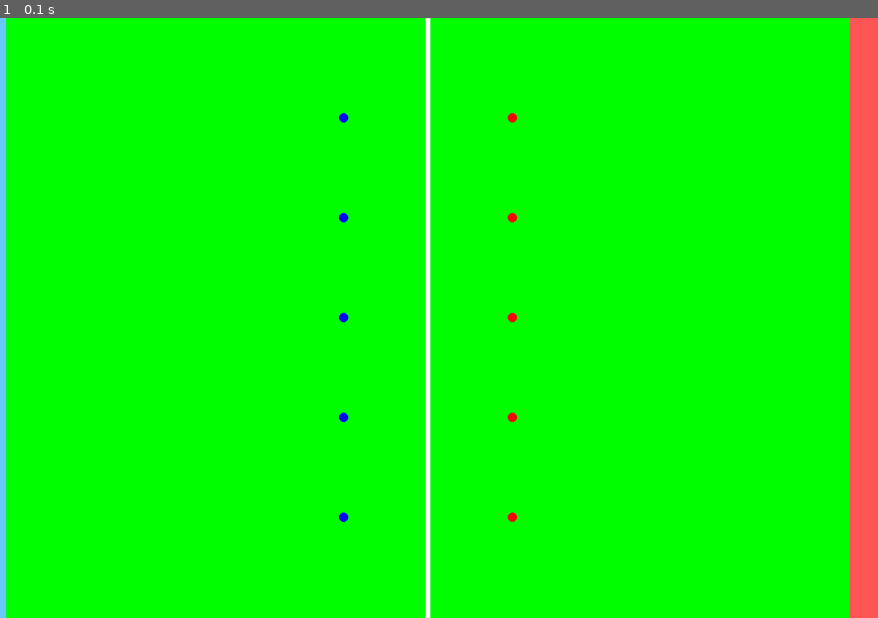
Above: before the commit, frame 1.
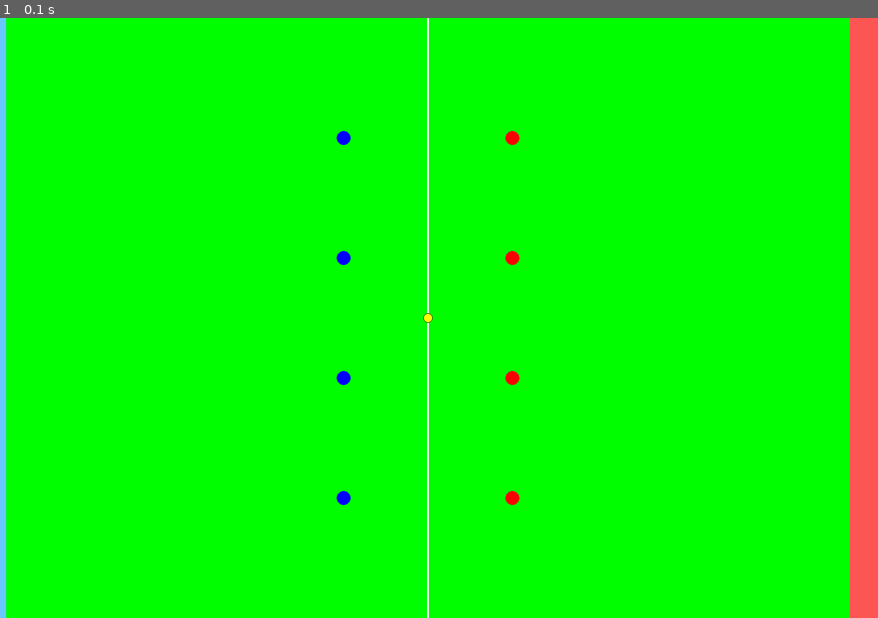
Above: after the commit, the same moment.

Repository: RL-RedLeaf/DiscUI
Game: pygame game, started from main.py
The game is run twice, just before and just after one commit, with the same random seed, the same clock (stepped at 60 frames per second) and the same inputs.
Inputs:
- Up to frame 1 (0.1 s): no input

The runs differ from the first frame. In frame 1, 0.9% of the frame differs, in the area x 38-60%, y 0-100%.

Commit message:
StructureDemo (#4)
* moreUI

more UI drawing

* Update DiscUI.py

* update mainloop execute

* more annotations and notes

Co-Authored-By: ksjhcKAHHCKHac <87430493+ksjhckahhckhac@users.noreply.github.com>

* Player Visible

Players are know visible

* Disc Visible

* mainloop struction

* more instructions

增加了模块导入时的输出

* NoError update

* 测试提交功能，增加代码可读性修改

你知道我要说什么

* better mainloop

优化主结构以保证事件及时更新

---------

Co-authored-by: ksjhcKAHHCKHac <87430493+ksjhckahhckhac@users.noreply.github.com>
Co-authored-by: H4CO4 <Matthewglt@outlook.com>

Diff:
--- a/DiscUI.py
+++ b/DiscUI.py
@@ -1,3 +1,5 @@
+import time
+
 
 class DiscGame:
     def __init__(self,screen,clock,player_num,team_agent_list=None,player_agent_list=None):
@@ -7,29 +9,36 @@
         self.team_agent_list=team_agent_list      #前半部分为1队，后半部分为2队
         self.player_agent_list=player_agent_list  #前半部分为1队，后半部分为2队
 
+        self.running =True
+
         self.event_bus=EventBus()                 #事件总线，通过DiscGame类将事件总线分发给各类
         self.DiscUI=UI(self.event_bus,self.screen,self.clock)
         self.team1=Team(1,self.event_bus)
         self.team2=Team(2,self.event_bus)
         self.disc=Disc(self.event_bus)
         #创建游戏所需实体
-
-
         self.game_state=GameState({1:self.team1,2:self.team2},self.disc,self.screen)
-
+        self.updated=[]#用于存放当前帧已经更新的实体 判断所有实体更新后再绘制
         self.subscribe_main_event() #订阅所需事件
 
     '''change系列函数会订阅对应的事件，接收游戏内实体的状态，以便汇总传入GameState'''
     def change_disc_state(self,event):
-        pass
+        print("disc update")
+        self.game_state.disc= event.disc
+        self.updated.append(event.disc)
     def change_team_state(self,event):
         print("team update")
         self.game_state.teams[event.team.team_id]=event.team
+
+        self.updated.append(event.team)
+
     def change_score(self,event):
         pass
 
     def subscribe_main_event(self):
         self.event_bus.subscribe(TeamStateEvent,self.change_team_state)
+
+        self.event_bus.subscribe(DiscStateEvent,self.change_disc_state)
 
 
 
@@ -39,13 +48,27 @@
             self,None,
             {self.team1.team_id:self.player_num,self.team2.team_id:self.player_num},
             {self.team1.team_id:(0,0,60,1280),self.team2.team_id:(1860,0,60,1280)},
-            {self.team1.team_id:[(1920//2-180,1280//(self.player_num+1)*(i+1)) for i in range(self.player_num+1)],self.team2.team_id:[(1920//2+180,1280//(self.player_num+1)*(j+1)) for j in range(self.player_num+1)]}))
-
+
+            {self.team1.team_id:[[1920//2-180,1280//(self.player_num+1)*(i+1)] for i in range(self.player_num+1)],
+             self.team2.team_id:[[1920//2+180,1280//(self.player_num+1)*(j+1)] for j in range(self.player_num+1)]}
+            ))
+        self.event_bus.publish(self.game_state)
+        while self.running:
+            self.clock.tick(60)
+            self.mainloop()
+            time.sleep(0.01)
+
+    def check_movement(self,event):
+        pass
 
     def mainloop(self):                     #主循环
-        self.event_bus.publish(self.game_state) #发布当前游戏状态
-
-        self.DiscUI.draw_new_state(self.game_state)            #绘制界面
+        self.DiscUI.draw_new_state(self.game_state)  # 绘制界面
+        if len(self.updated)>=3:
+            self.event_bus.publish(self.game_state)# 发布当前游戏状态
+            self.updated=[]
+        else:
+            pass
+
 
 
 
@@ -89,8 +112,9 @@
     pass
 
 class DiscStateEvent(Event):
-    pass
-
+    def __init__(self, disc, sender, target=None):
+        super().__init__(sender, target)
+        self.disc = disc
 
 class PlayerMovedEvent(Event):
     pass
@@ -134,6 +158,9 @@
         self.event_bus=event_bus
         self.event_bus.subscribe(GameStartEvent,self.create_players)
 
+        self.event_bus.subscribe(GameState,self.mainloop)
+        self.running=True
+
     def team_agent(self):               #进行队伍决策
         pass
 
@@ -143,11 +170,10 @@
         for i in range(num):
             self.player_list.append(Player(i,self.team_id,pos_list[i],self.event_bus,self))
         self.event_bus.publish(TeamStateEvent(self,self))
-        pass
-
-    def mainloop(self):                 #团队主进程，包括更新队伍状态，进行计算/决策等
-        pass
-
+
+
+    def mainloop(self,event):                 #团队主进程，包括更新队伍状态，进行计算/决策等
+        pass
 
 class Player(Entity):                   #队员类，不与游戏主进程进行直接交互，将信息传达至自己的team类
     def __init__(self,id,team_id,pos,event_bus,team): #id为队员编号，team_id为队伍编号
@@ -162,25 +188,32 @@
         pass
 
 
+
 class Disc(Entity):                      #飞盘类，与游戏主线程和队员进行交互
     def __init__(self,event_bus):
         super().__init__(event_bus)
-        pass
+        self.pos=[1920//2,1280//2]
+        self.state=None
+        self.event_bus.subscribe(GameStartEvent,self.create_disc)
+        self.event_bus.subscribe(GameState, self.mainloop)
+        self.running=True
+    def create_disc(self,event):
+        self.event_bus.publish(DiscStateEvent(self,self))
+
+
 
     def state_update(self):              #与主线程进行交互，发布state事件
         pass
 
-    def mainloop(self):                  #处理移动等信息
+    def mainloop(self,event):                  #处理移动等信息
         pass
 
     def state_change(self):              #与队员交互，处理状态改编事件
         pass
-
 
 class GameState:                         #游戏主状态，用于传达所有游戏状态，应被所有实体订阅
     def __init__(self,teams,disc:Disc,screen):
         self.teams=teams
-
         self.disc=disc
         self.screen=screen
 
@@ -202,38 +235,42 @@
 
     def draw_new_state(self,event):             #游戏主线程中负责可视化
 
-
         for eve in pygame.event.get():
             if eve.type == pygame.QUIT:
                 pygame.quit()
         self.screen.fill('green')
 
-
-        pygame.draw.rect(self.screen,(104,202,255),self.score_loc[0])  #得分区1
+        pygame.draw.rect(self.screen,(104,202,255),self .score_loc[0])  #得分区1
         pygame.draw.rect(self.screen,(255,86,86),self.score_loc[1])    #得分区2
-        pygame.draw.rect(self.screen, "white", (955, 0, 10, 1280))#中线
+        pygame.draw.rect(self.screen, "white", (958, 0, 4, 1280))#中线
+        #队员
         for team in list(event.teams.values()):
-            # print(team)
             for player in team.player_list:
-                # print(player)
-                pygame.draw.circle(self.screen,"blue" if player.team_id==1 else "red",player.pos,10)
-
-
+                pygame.draw.circle(self.screen,"blue" if player.team_id==1 else "red",player.pos,15)
+        #飞碟
+        pygame.draw.circle(self.screen,'yellow',event.disc.pos,10)
+        pygame.draw.circle(self.screen, 'black', event.disc.pos, 10,width=1)
         pygame.display.flip()
-        # self.clock.tick(60)
-
+
+import sys
 '''主程序接口'''
 def game(player_num,team_agent_list=None,player_agent_list=None):
-
     pygame.init()                                   #初始化pygame
-
     screen = pygame.display.set_mode((1920,1280))
     clock = pygame.time.Clock()
     Game=DiscGame(                                  #创建游戏
         screen,clock,
         player_num,
         team_agent_list,player_agent_list)
-    Game.start_game()                               #开始游戏
-    while True:
-        clock.tick(60)
-        Game.mainloop()                             #主线程
+    try:
+        Game.start_game()
+    except pygame.error:
+        pass  # 防止pygame退出时报错
+    except KeyboardInterrupt:
+        pygame.quit()
+        sys.exit()                             #开始游戏
+'''导入时自动输出注意事项'''
+if __name__ == "__main__":
+    pass
+else:
+    print('注意事项:\n1,使用game()函数开始一局游戏\n2,game(player_num,team_agent_dict=None,player_agent_dict=None\n3,team_agent_dict={team_id=1:team_agent,team_id=2:team_agent}\n4,player_agent_disc={team_id:[player_agent1,player_agent2,...,player_agent(player_num)]})')
--- a/main.py
+++ b/main.py
@@ -1,2 +1,3 @@
-from DiscUI import game
-game(5)
+import DiscUI
+
+DiscUI.game(4)
